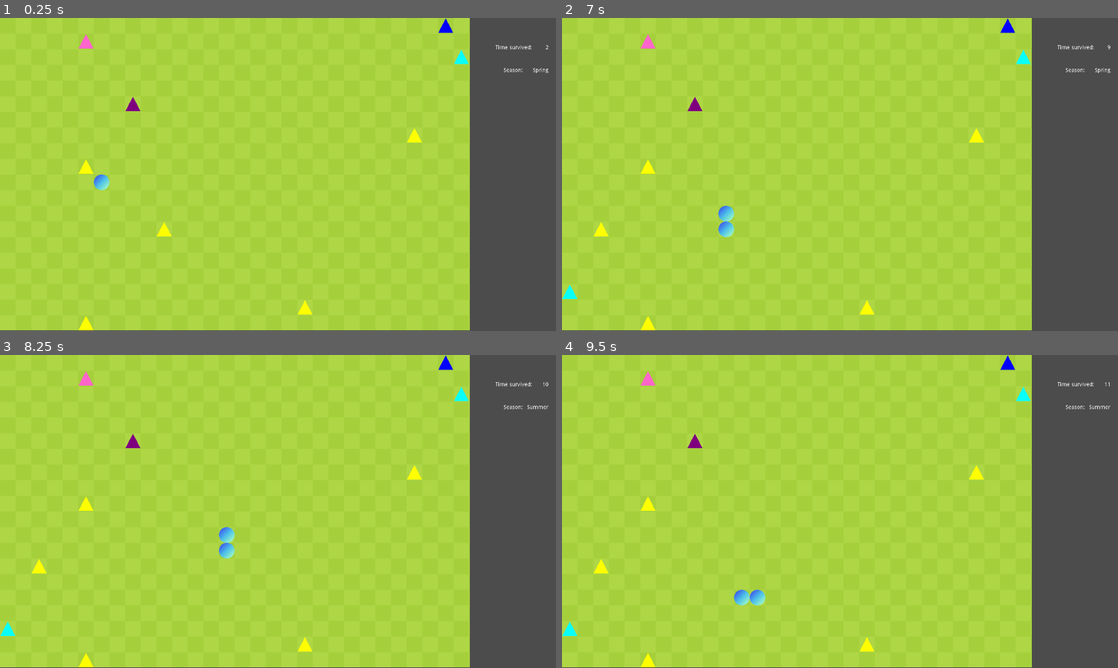
Above: before the commit, frames 1-4 (two rows, left to right).
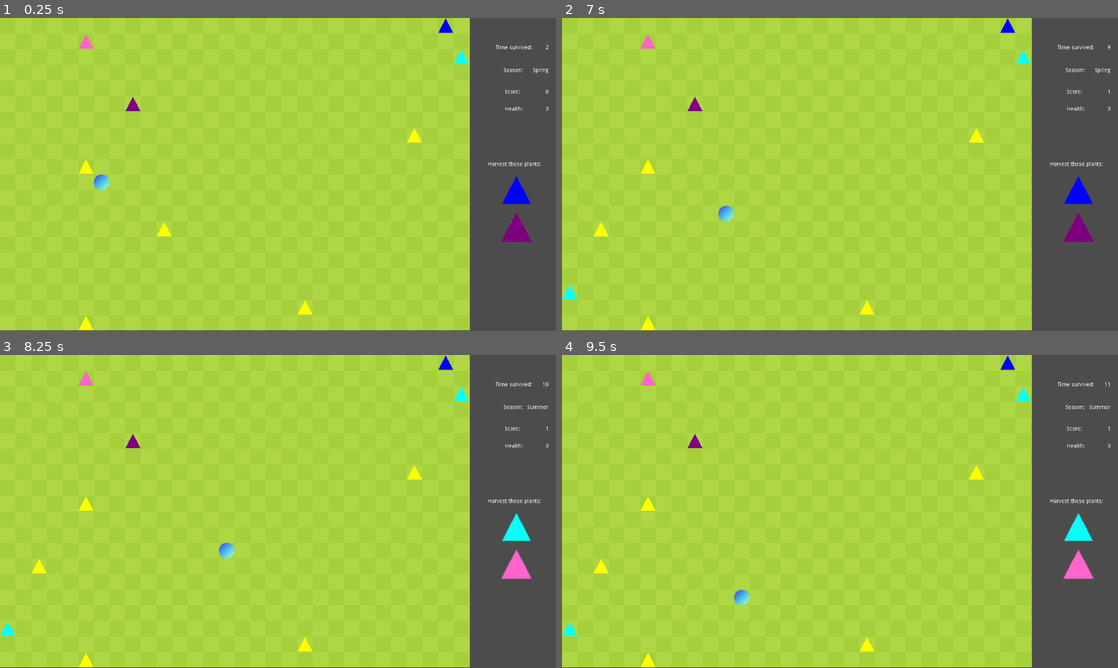
Above: after the commit, the same moments.

Repository: JennyTieu/SlimeArmy
Game: Godot game, scene res://Main.tscn
Same seed, same stepped clock (60 frames per second), same inputs: the game is played once before the commit and once after it.
Inputs:
- Up to frame 1 (0.25 s): no input
- Up to frame 2 (7 s): hold Right (ui_right) 0.53-1.28 s; hold Down (ui_down) 1.28-2.03 s; hold Right (ui_right) 2.03-2.78 s; hold Up (ui_up) 2.78-3.53 s; hold Left (ui_left) 3.53-5.03 s; hold Down (ui_down) 5.03-5.78 s; hold Right (ui_right) 5.78-6.53 s; hold Up (ui_up) from 6.53 s (still down)
- Up to frame 3 (8.25 s): release Up (ui_up) at 7.28 s; hold Right (ui_right) 7.28-8.03 s; hold Down (ui_down) from 8.03 s (still down)
- Up to frame 4 (9.5 s): release Down (ui_down) at 8.78 s; hold Left (ui_left) from 8.78 s (still down)

The runs differ from the first frame. In frame 1, 0.6% of the frame differs, in the area x 87-99%, y 22-72%; in frame 2, 0.7%; in frame 3, 0.8%, in the area x 39-99%, y 22-72%; in frame 4, 0.8%.

Commit message:
Update Main.gd

Diff:
--- a/SlimeArmy/Main.gd
+++ b/SlimeArmy/Main.gd
@@ -12,7 +12,8 @@
 var reset = 0
 var time_reset=0
 var season = 0
-var season_x =0
+var season_x = 0
+var health = 3
 
 func _ready():
 	init_plant()
@@ -25,16 +26,13 @@
 	var y = randi() % 20
 	return Vector2(x,y)
 
-
 func draw_plant():
 	for i in range(plant_pos.size()):
 		$SlimePlant.set_cell(plant_pos[i].x, plant_pos[i].y, plant_pic[i])
 
-
 func draw_slime():
 	for block in slime_body:
 		$SlimePlant.set_cell(block.x,block.y, SLIME, false, false, false,Vector2(0,0))
-
 
 func move_slime():
 	if add_plant:
@@ -85,7 +83,31 @@
 	for i in range(plant_pos.size()):
 		if plant_pos[i] == slime_body[0]:
 			plant_pos[i] = place_plant()
-			add_plant = true
+
+			if season == 0:
+				if (plant_pic[i] > 5 && plant_pic[i] < 6) || (plant_pic[i] > 8 && plant_pic[i] < 9):
+					update_score(slime_body.size())
+					add_plant = true
+				else:
+					update_score(slime_body.size())
+			elif season == 1:
+				if (plant_pic[i] > 4 && plant_pic[i] < 5) || (plant_pic[i] > 6 && plant_pic[i] < 7):
+					update_score(slime_body.size())
+					add_plant = true
+				else:
+					update_score(slime_body.size())
+			elif season == 2:
+				if (plant_pic[i] > 9 && plant_pic[i] < 10) || (plant_pic[i] > 8 && plant_pic[i] < 9):
+					update_score(slime_body.size())
+					add_plant = true
+				else:
+					update_score(slime_body.size())
+			elif season == 3:
+				if (plant_pic[i] > 7 && plant_pic[i] < 8) || (plant_pic[i] > 6 && plant_pic[i] < 7):
+					update_score(slime_body.size())
+					add_plant = true
+				else:
+					update_score(slime_body.size())
 
 func check_game_over():
 	var head = slime_body[0]
@@ -95,12 +117,16 @@
 	#hits army
 	for block in slime_body.slice(1,slime_body.size()-1):
 		if block == head:
-			reset()
+			update_health(health-1)
+	if health == 0:
+		reset()
 
 func reset():
 	slime_body = [Vector2(5,10)]
 	slime_direction = Vector2(1,0)
 	timer_reset()
+	update_score(0)
+	update_health(3)
 
 func _on_SlimeTick_timeout():
 	move_slime()
@@ -120,7 +146,6 @@
 		var x = rand_range(4,10) #range: const der tiles
 		plant_pic.append(x)
 
-
 #TODO:
 #Zeitlimit für season, vlt iwo anzeigen lassen
 #Timer hat Probleme wenn man schnell hintereinander stirbt
@@ -130,7 +155,7 @@
 		time_passed = time_new
 	#	einkommentieren damit time in konsole
 		$HUD.update_time(time_passed)
-		print(time_passed)
+		#print(time_passed)
 
 func timer_reset():
 	reset+=1
@@ -151,3 +176,21 @@
 				1: $HUD.update_season("Summer")
 				2: $HUD.update_season("Autumn")
 				3: $HUD.update_season("Winter")
+		if season == 0:
+			update_season_plants("res://Graphics/blue-berry.png", "res://Graphics/purple-flower.png")
+		elif season == 1:
+			update_season_plants("res://Graphics/blue-flower.png", "res://Graphics/red-berry.png")
+		elif season == 2:
+			update_season_plants("res://Graphics/purple-flower.png", "res://Graphics/yellow-flower.png")
+		elif season == 3:
+			update_season_plants("res://Graphics/green-mint.png", "res://Graphics/blue-flower.png")
+
+func update_score(slime_length):
+	$HUD/Score/Score.text = str(slime_length)
+
+func update_health(health):
+	$HUD/Health/Health.text = str(health)
+
+func update_season_plants(seasonPlant1, seasonPlant2):
+	$HUD/Season/SeasonSprite1.texture = load(seasonPlant1)
+	$HUD/Season/SeasonSprite2.texture = load(seasonPlant2)
--- a/SlimeArmy/Main.tscn
+++ b/SlimeArmy/Main.tscn
@@ -290,4 +290,72 @@
 valign = 1
 clip_text = true
 
+[node name="Score" type="Node" parent="HUD"]
+
+[node name="ScoreText" type="Label" parent="HUD/Score"]
+margin_left = 1290.9
+margin_top = 181.607
+margin_right = 1343.9
+margin_bottom = 205.607
+text = "Score:"
+__meta__ = {
+"_edit_use_anchors_": false
+}
+
+[node name="Score" type="Label" parent="HUD/Score"]
+margin_left = 1359.0
+margin_top = 181.607
+margin_right = 1403.0
+margin_bottom = 205.607
+text = "0"
+align = 2
+__meta__ = {
+"_edit_use_anchors_": false
+}
+
+[node name="Health" type="Node" parent="HUD"]
+
+[node name="HealthText" type="Label" parent="HUD/Health"]
+margin_left = 1290.9
+margin_top = 226.0
+margin_right = 1330.9
+margin_bottom = 240.0
+text = "Health:"
+__meta__ = {
+"_edit_use_anchors_": false
+}
+
+[node name="Health" type="Label" parent="HUD/Health"]
+margin_left = 1363.0
+margin_top = 226.0
+margin_right = 1403.0
+margin_bottom = 240.0
+text = "3"
+align = 2
+__meta__ = {
+"_edit_use_anchors_": false
+}
+
+[node name="Season" type="Node" parent="HUD"]
+
+[node name="SeasonalPlants" type="Label" parent="HUD/Season"]
+margin_left = 1247.98
+margin_top = 367.0
+margin_right = 1392.98
+margin_bottom = 390.0
+text = "Harvest these plants:"
+__meta__ = {
+"_edit_use_anchors_": false
+}
+
+[node name="SeasonSprite1" type="Sprite" parent="HUD/Season"]
+position = Vector2( 1320.9, 440.5 )
+scale = Vector2( 1.925, 1.925 )
+texture = ExtResource( 8 )
+
+[node name="SeasonSprite2" type="Sprite" parent="HUD/Season"]
+position = Vector2( 1320.9, 535.5 )
+scale = Vector2( 2.04004, 2.025 )
+texture = ExtResource( 9 )
+
 [connection signal="timeout" from="SlimeTick" to="." method="_on_SlimeTick_timeout"]
